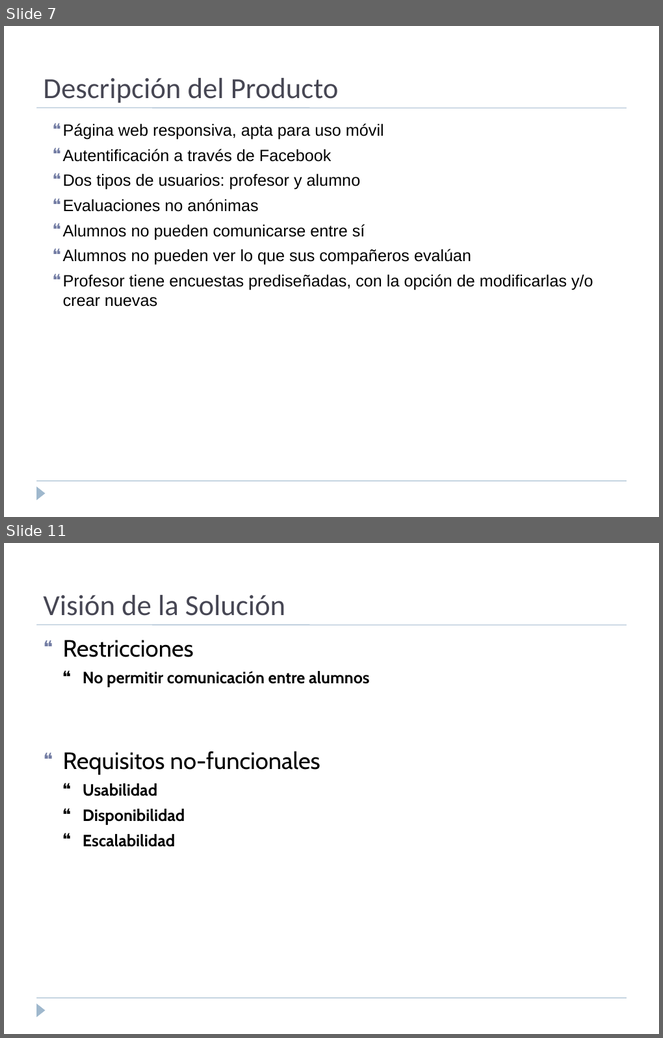
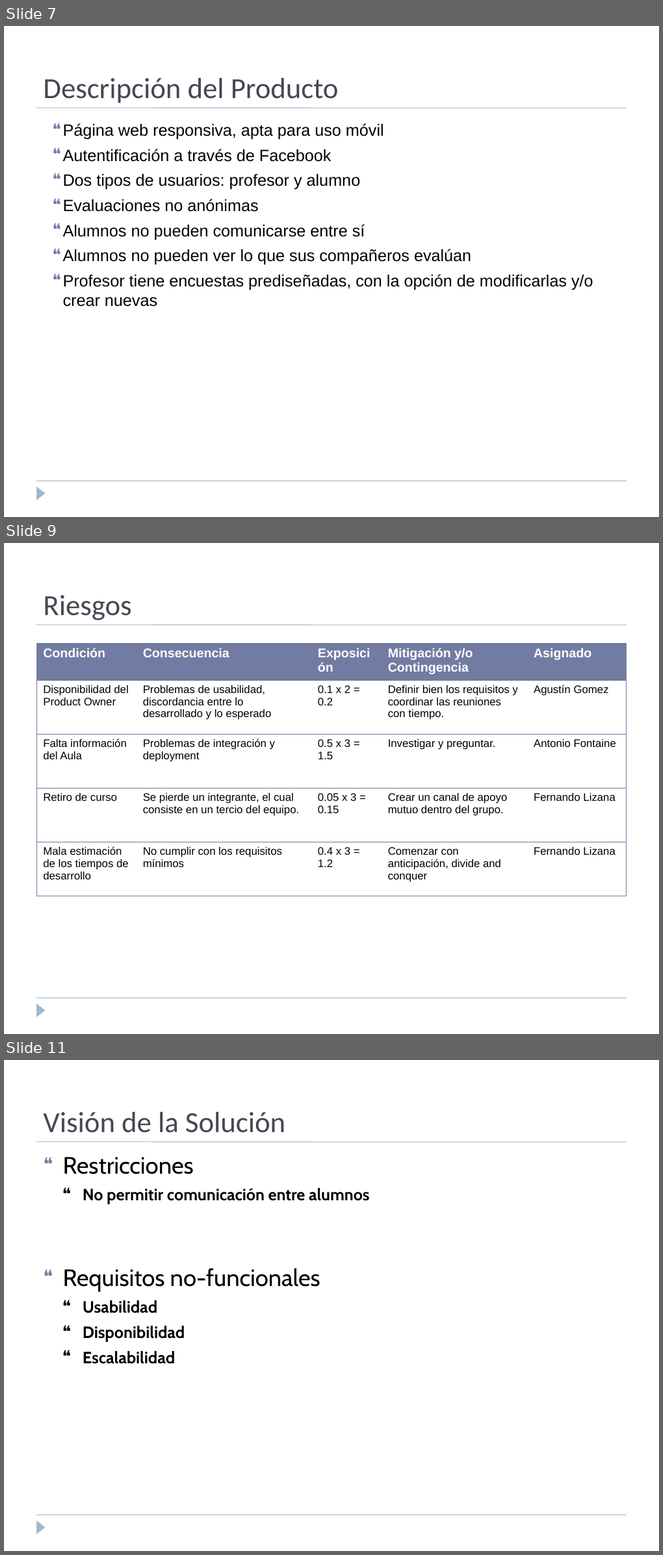
Before and after one commit to flizana/iic3143-proyecto-g8, a slide deck: FeedMe/presentacion_inception.ppt. Shown one above the other, each under a label of ours: slides 7 and 11 before the commit, slides 7, 9 and 11 after it; the slides between them are not shown. The pictures are 663x1038 and 663x1555 pixels, drawn with LibreOffice and Linux fonts; fonts in the diff are those of the drawing. Boxes give left, top, right and bottom in pixels: in the first picture for what was removed or moved away, otherwise in the second. Text is boxed around its words. In the diff, an @@ line names an element or a change of style, - is before the commit and + after.

```diff
--- a/FeedMe/presentacion_inception.ppt
+++ b/FeedMe/presentacion_inception.ppt
@@ slide 9 added at box(4, 543, 659, 1034), background #FFFFFF; not listed: 3 template elements that a slide beside it also shows @@
@@ title added at box(43, 595, 131, 620), 32 pt, text #464653 @@
+Riesgos
@@ table added at box(36, 643, 627, 896), 5 rows, 5 columns @@
+Condición | Consecuencia | Exposición | Mitigación y/o Contingencia | Asignado
+Disponibilidad del Product Owner | Problemas de usabilidad, discordancia entre lo desarrollado y lo esperado | 0.1 x 2 = 0.2 | Definir bien los requisitos y coordinar las reuniones con tiempo. | Agustín Gomez
+Falta información del Aula | Problemas de integración y deployment | 0.5 x 3 = 1.5 | Investigar y preguntar. | Antonio Fontaine
+Retiro de curso | Se pierde un integrante, el cual consiste en un tercio del equipo. | 0.05 x 3 = 0.15 | Crear un canal de apoyo mutuo dentro del grupo. | Fernando Lizana
+Mala estimación de los tiempos de desarrollo | No cumplir con los requisitos mínimos | 0.4 x 3 = 1.2 | Comenzar con anticipación, divide and conquer | Fernando Lizana
```
Also in this commit, not shown: 7 slides changed, 1 slide removed.
